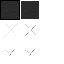
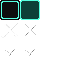
Layered file, before and after one edit (64×64). Changes by layer:
renamed "Paint Layer 2(pasted)" to "cross", painted on it over [left=0, top=0, right=40, bottom=20]
added group "background" with 2 layers above "Paint Layer 2(pasted)" over [left=0, top=0, right=40, bottom=20]
added layer "background_high_contrast" in group "background" over [left=0, top=0, right=40, bottom=20]
renamed "background" to "background_normal", hid it, moved it into group "background" over [left=0, top=0, right=40, bottom=20]
removed layer "Paint Layer 3(pasted)" over [left=0, top=0, right=40, bottom=20]
